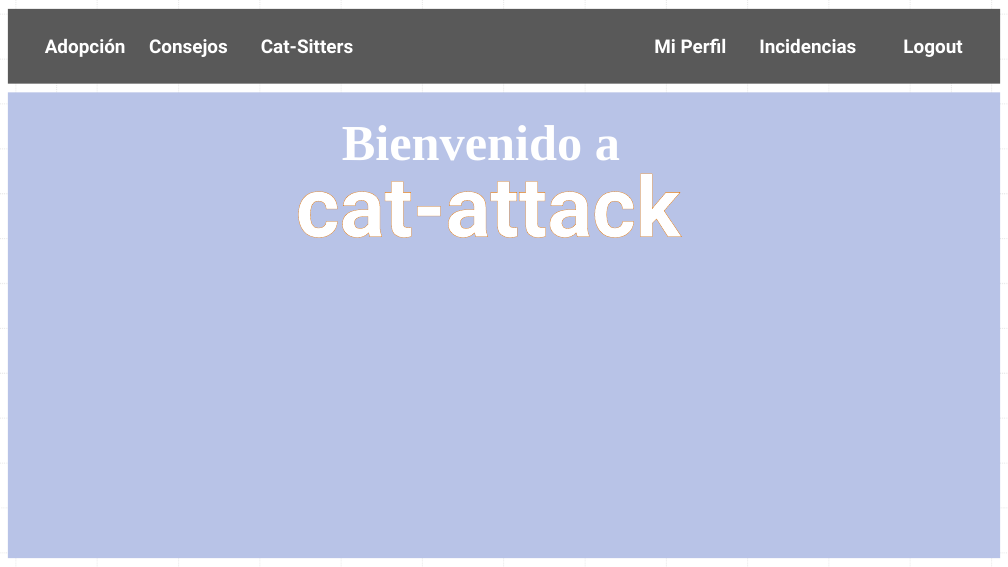
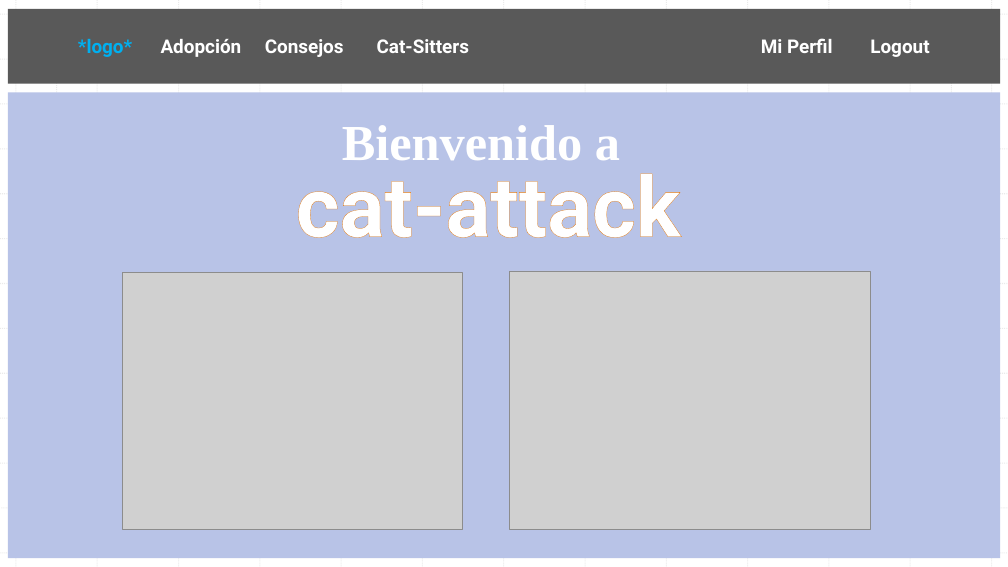
Before and after one commit to AndresIturria/Cat-Attack, a slide deck: slide 3 of Docs/wireframe cat-attack.pptx (slide 2 before the commit). Drawn at 1008x567 pixels with LibreOffice and Linux fonts; fonts in the diff are those of the drawing; grey boxes stand for pictures. Boxes give left, top, right and bottom in pixels: in the first picture for what was removed or moved away, otherwise in the second. Text is boxed around its words. In the diff, an @@ line names an element or a change of style, - is before the commit and + after.

```diff
--- a/Docs/wireframe cat-attack.pptx
+++ b/Docs/wireframe cat-attack.pptx
@@ text in rectangle at bbox=[78, 38, 929, 57]: text changed @@
-Adopción Consejos Cat-Sitters Mi Perfil Incidencias Logout
+*logo* Adopción Consejos Cat-Sitters Mi Perfil Logout
@@ picture added at bbox=[122, 272, 462, 529] @@
@@ picture added at bbox=[510, 271, 870, 529] @@
```
Also in this commit, not shown: 4 other slides changed, 5 slides added, 1 other file.
